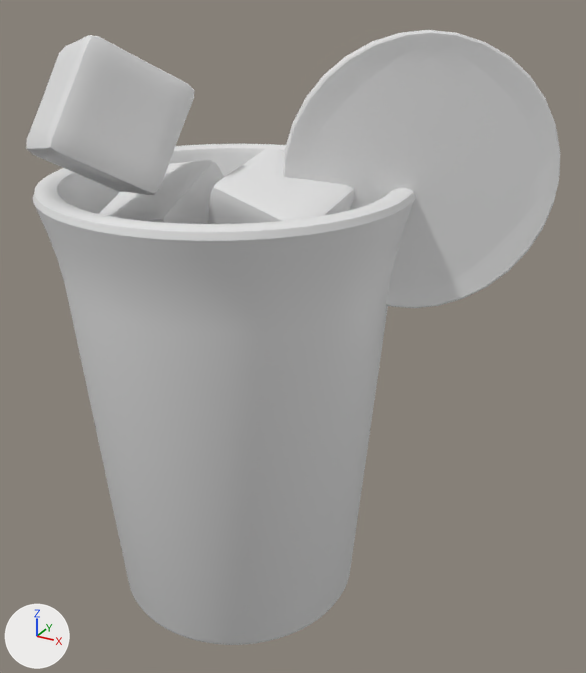
An edit to the OBJ model public/assets/drink-baked/blog0041.obj, drawn before and after from the same camera.
The view is the same before and after, from a 50 mm camera at (3.43, -5.2, 5.09) aimed at (0.52, 0.08, 2.45). Lighting does not change. The marker at lower left points along +X, +Y and +Z. The older version comes first. Where no turn or scale is listed for an object, it has been applied to the vertices.
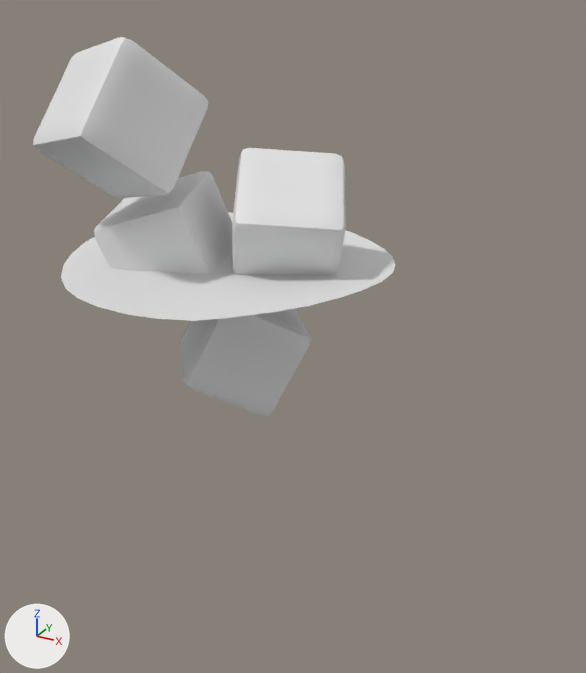
Boxes (x1, y1, x2, y2) around the edits, measured in the pictures (586 x 673 px; the box of a moved part takes in the faces that stretch with it):
'Cylinder', deleted: before (33, 144, 415, 645)
'Circle.001', deleted: before (283, 30, 560, 308)
'Cube.003', reshaped: before (26, 35, 195, 195); after (33, 37, 208, 198)
'Cube.002', reshaped: before (208, 148, 354, 224); after (232, 148, 346, 275)
'Cube.001', reshaped: before (99, 160, 224, 224); after (94, 171, 232, 274)
part 1 of me_cube, moved or reshaped (not visible before): after (179, 308, 311, 416)
part 5 of me_plane, moved or reshaped (not visible before): after (61, 212, 396, 321)

Patch to the scene script:
```diff
--- a/public/assets/drink-baked/blog0041.obj.py
+++ b/public/assets/drink-baked/blog0041.obj.py
@@ me_cube @@
 # used by ob_cube; location = (0.0, 0.0, 0.0)
-me_cube.from_pydata(...)  # 386 vertices, 384 faces; spans x -0.627..0.651, y -0.626..0.619, z 1.797..2.882
+me_cube.from_pydata(...)  # 386 vertices, 384 faces; spans x -0.564..0.681, y -0.556..0.656, z 1.781..2.815
+# me_cube part 1: the whole mesh is multiplied about its middle by the matrix ((-0.943, -0.332, -0.008), (-0.117, 0.31, 0.943), (-0.311, 0.891, -0.332)), then moved by (0.046, 0.053, -0.042)
@@ me_cube_001 @@
 # used by ob_cube_001; location = (0.0, 0.0, 0.0)
-me_cube_001.from_pydata(...)  # 386 vertices, 384 faces; spans x -0.91..0.008, y -0.632..0.419, z 2.7..3.808
+me_cube_001.from_pydata(...)  # 386 vertices, 384 faces; spans x -0.983..0.109, y -0.696..0.355, z 2.642..3.696
+# me_cube_001 part 2: the whole mesh is multiplied about its middle by the matrix ((0.958, -0.226, -0.179), (0.262, 0.94, 0.218), (0.119, -0.256, 0.959)), then moved by (0.014, -0.064, -0.086)
@@ me_cube_002 @@
 # used by ob_cube_002; location = (0.0, 0.0, 0.0)
-me_cube_002.from_pydata(...)  # 386 vertices, 384 faces; spans x 0.024..1.014, y -0.589..0.342, z 2.86..3.936
+me_cube_002.from_pydata(...)  # 386 vertices, 384 faces; spans x -0.093..1.066, y -0.547..0.697, z 2.849..3.942
+# me_cube_002 part 3: the whole mesh is multiplied about its middle by the matrix ((0.573, 0.191, 0.797), (-0.309, -0.85, 0.426), (0.759, -0.491, -0.428)), then moved by (-0.032, 0.198, -0.002)
@@ me_cube_003 @@
 # used by ob_cube_003; location = (0.0, 0.0, 0.0)
-me_cube_003.from_pydata(...)  # 386 vertices, 384 faces; spans x -1.016..0.114, y -1.411..-0.142, z 3.643..4.775
+me_cube_003.from_pydata(...)  # 386 vertices, 384 faces; spans x -1.018..0.005, y -1.203..0.026, z 3.566..4.748
+# me_cube_003 part 4: the whole mesh is multiplied about its middle by the matrix ((0.98, -0.197, 0.012), (0.193, 0.968, 0.159), (-0.043, -0.154, 0.987)), then moved by (-0.056, 0.188, -0.052)
@@ me_plane @@
 # used by ob_plane; location = (0.0, 0.0, 0.0)
-me_plane.from_pydata(...)  # 252 vertices, 72 faces; spans x -1.31..1.31, y -1.3..1.3, z 3.02..3.11
+me_plane.from_pydata(...)  # 226 vertices, 167 faces; spans x -1.31..1.31, y -1.31..1.31, z 3.02..3.11
+# me_plane part 5: 4 vertices moved within x -0.3..0.3, y -1.3..1.3, z 3.04..3.05; 196 vertices removed from x -1.31..1.31, y -1.3..1.3, z 3.02..3.11; 170 vertices added at x -1.31..1.31, y -1.31..1.31, z 3.02..3.1
@@ ob_circle_001 @@
-ob_circle_001 = bpy.data.objects.new('Circle.001', me_circle_001)
-ob_circle_001.location = (0.0, 0.0, 0.0)
@@ ob_cylinder @@
-ob_cylinder = bpy.data.objects.new('Cylinder', me_cylinder)
-ob_cylinder.location = (0.0, 0.0, 0.0)
```
